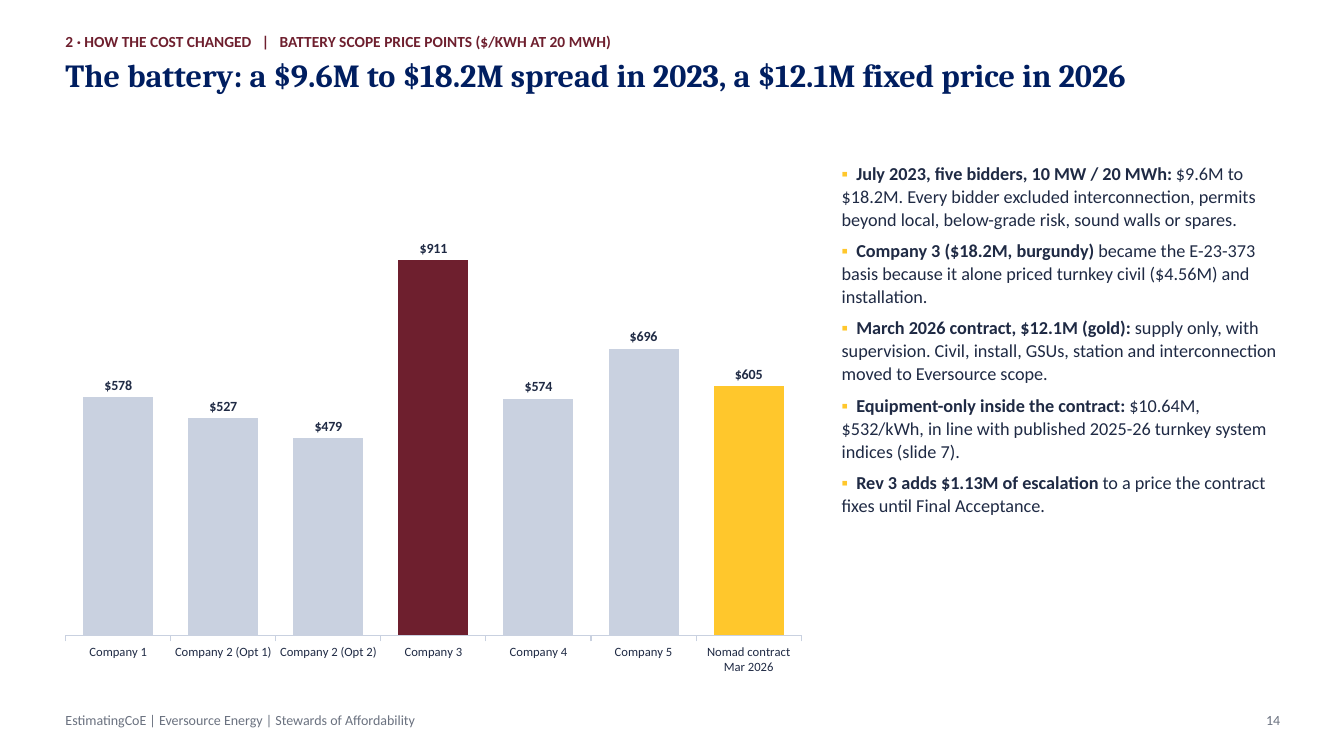
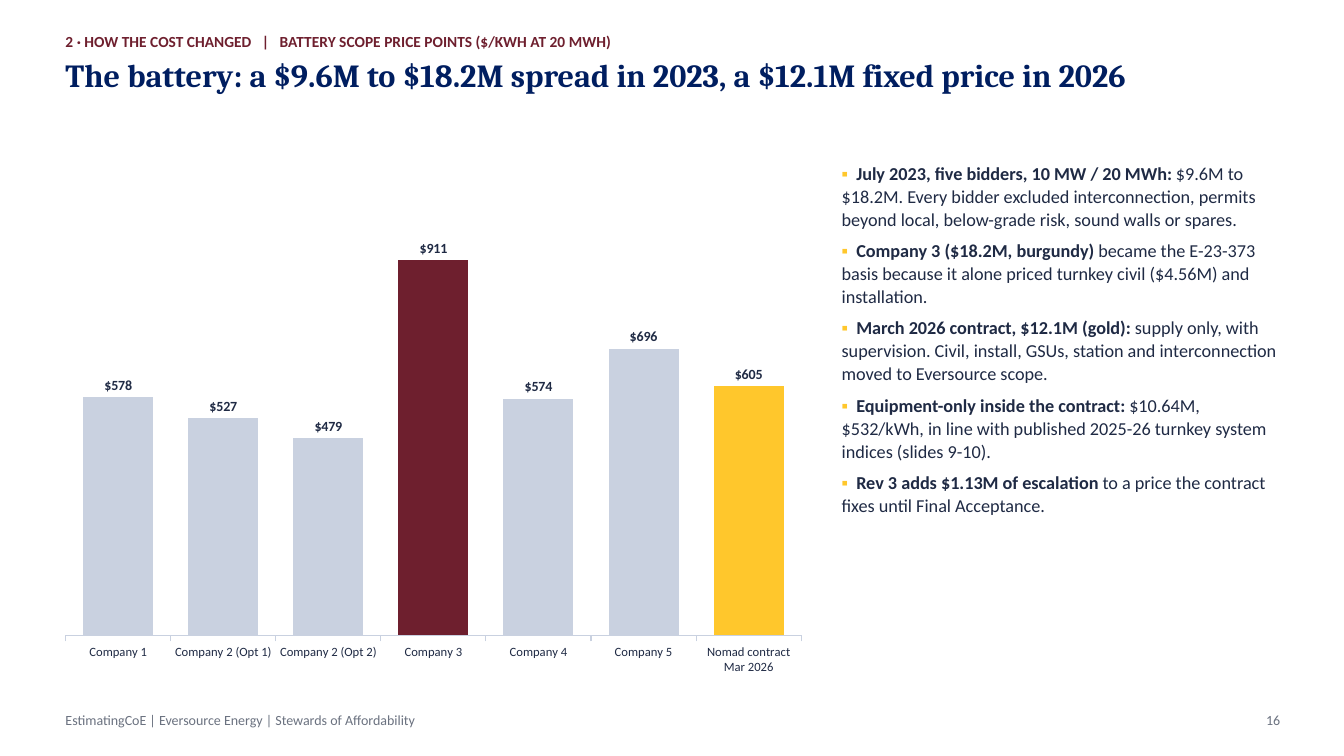
Before and after one commit to gbassaragh/BESS, a slide deck: slide 16 of Hyde Park BESS/6) Cost Analysis Deliverables/Hyde Park BESS - Cost Analysis Deck.pptx (slide 14 before the commit). Drawn at 1344x756 pixels with LibreOffice and Linux fonts; fonts in the diff are those of the drawing. Boxes give left, top, right and bottom in pixels: in the first picture for what was removed or moved away, otherwise in the second. Text is boxed around its words. In the diff, an @@ line names an element or a change of style, - is before the commit and + after.

```diff
--- a/Hyde Park BESS/6) Cost Analysis Deliverables/Hyde Park BESS - Cost Analysis Deck.pptx
+++ b/Hyde Park BESS/6) Cost Analysis Deliverables/Hyde Park BESS - Cost Analysis Deck.pptx
@@ text at <box>842,399,1266,461</box>: text changed @@
-▪ Equipment-only inside the contract: $10.64M, $532/kWh, in line with published 2025-26 turnkey system indices (slide 7).
+▪ Equipment-only inside the contract: $10.64M, $532/kWh, in line with published 2025-26 turnkey system indices (slides 9-10).
@@ text at <box>1266,715,1280,725</box>: text changed @@
-14
+16
```
Also in this commit, not shown: 12 other slides changed, 2 slides added, 9 other files.
